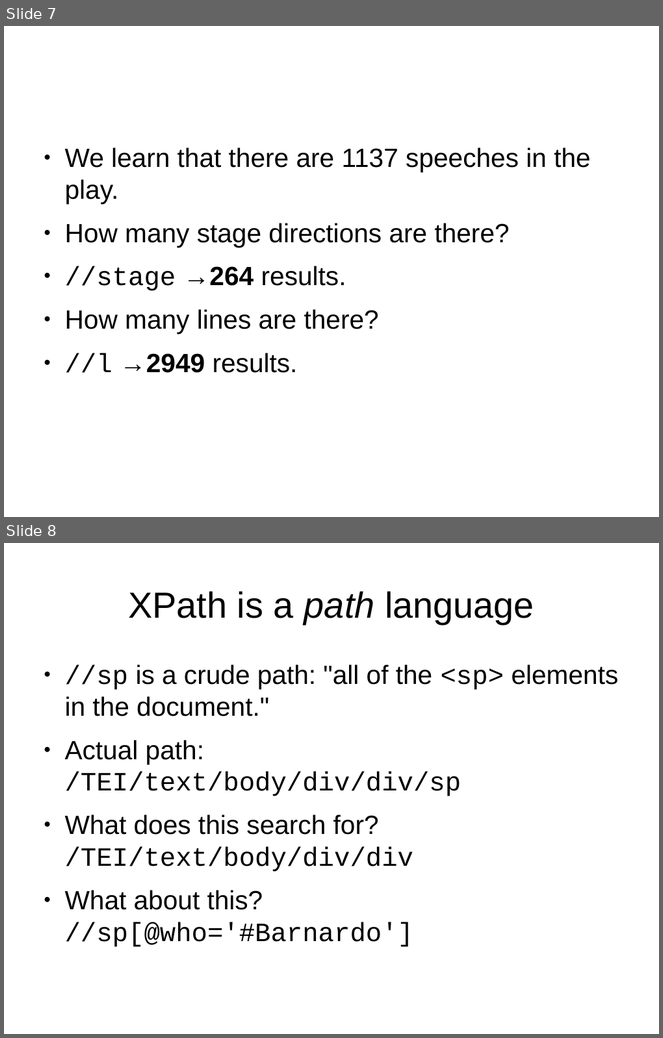
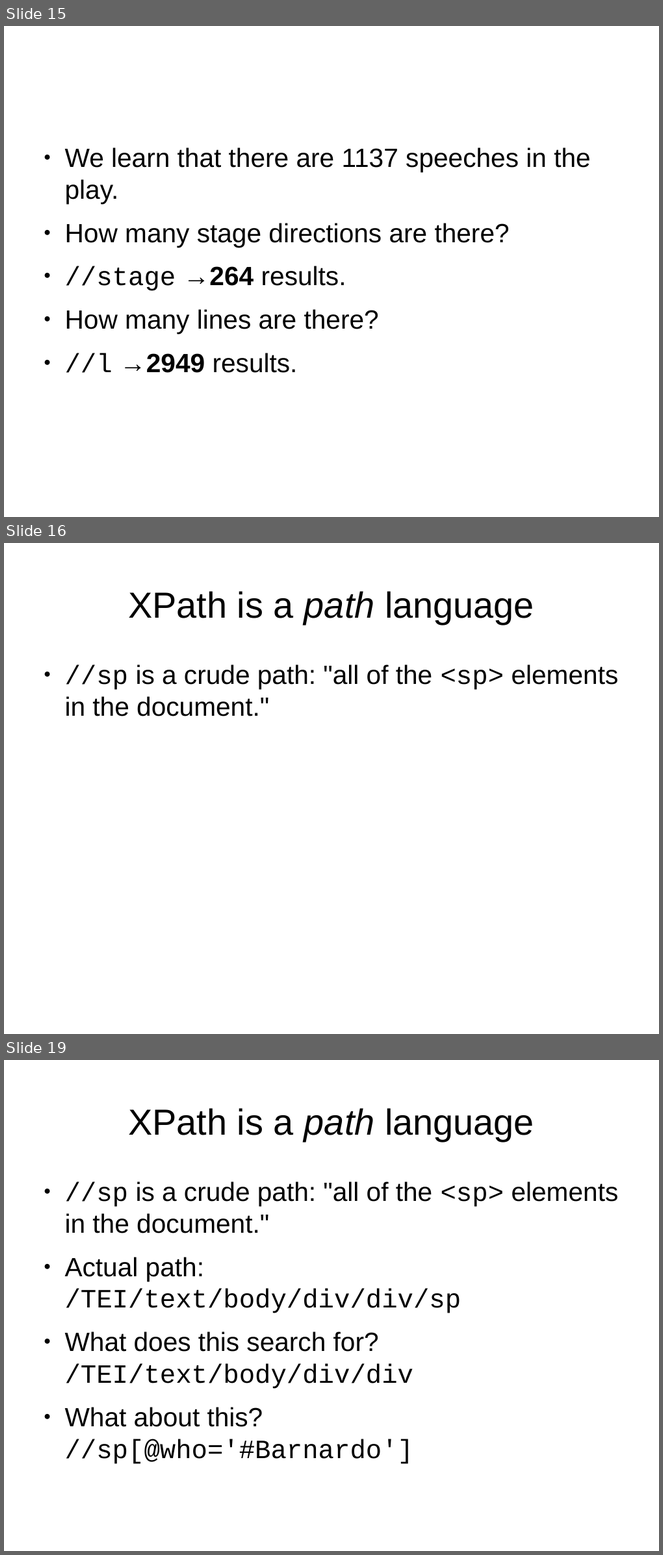
Before and after one commit to martindholmes/XSLT_workshops, a slide deck: intro/presentations/01_xpath_intro.odp. Shown one above the other, each under a label of ours: slides 7 and 8 before the commit, slides 15, 16 and 19 after it; the slides between them are not shown. The pictures are 663x1038 and 663x1555 pixels, drawn with LibreOffice and Linux fonts; fonts in the diff are those of the drawing. Boxes give left, top, right and bottom in pixels: in the first picture for what was removed or moved away, otherwise in the second. Text is boxed around its words. In the diff, an @@ line names an element or a change of style, - is before the commit and + after.

```diff
--- a/intro/presentations/01_xpath_intro.odp
+++ b/intro/presentations/01_xpath_intro.odp
@@ slide 16 added at <box>4,543,659,1034</box>, background #FFFFFF @@
@@ title added at <box>128,591,534,624</box>, 44 pt, text #000000 @@
+XPath is a path language
@@ text added at <box>65,665,619,717</box>, 32 pt, text #000000 @@
+● //sp is a crude path: "all of the <sp> elements in the document."
@@ what was slide 7 is now slide 15 @@
@@ what was slide 8 is now slide 19 @@
```
Also in this commit, not shown: 1 slide changed, 16 other slides added, 3 other files.
